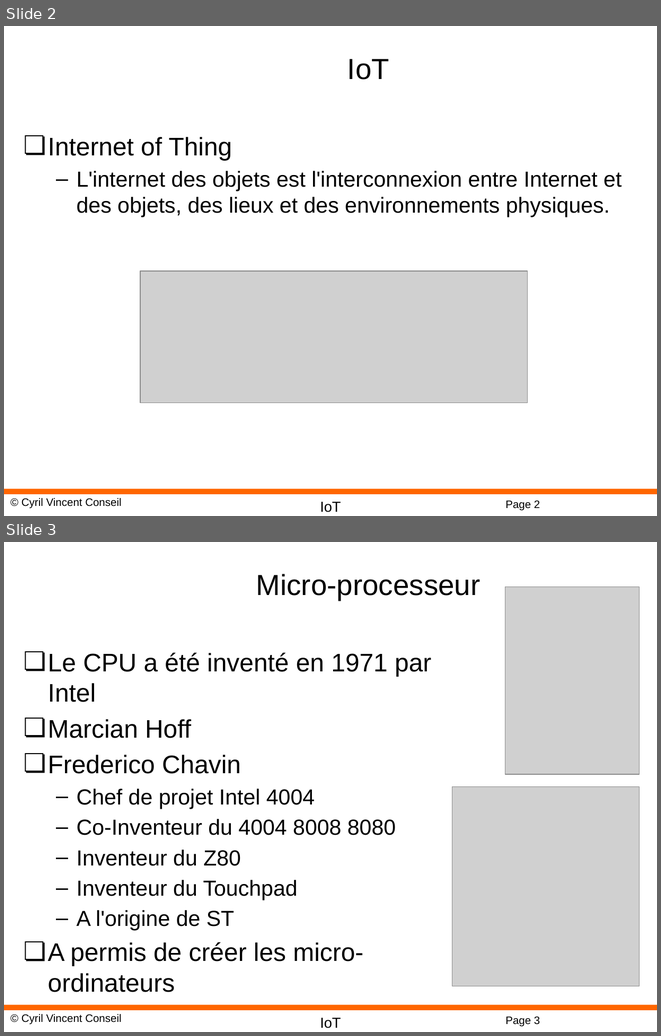
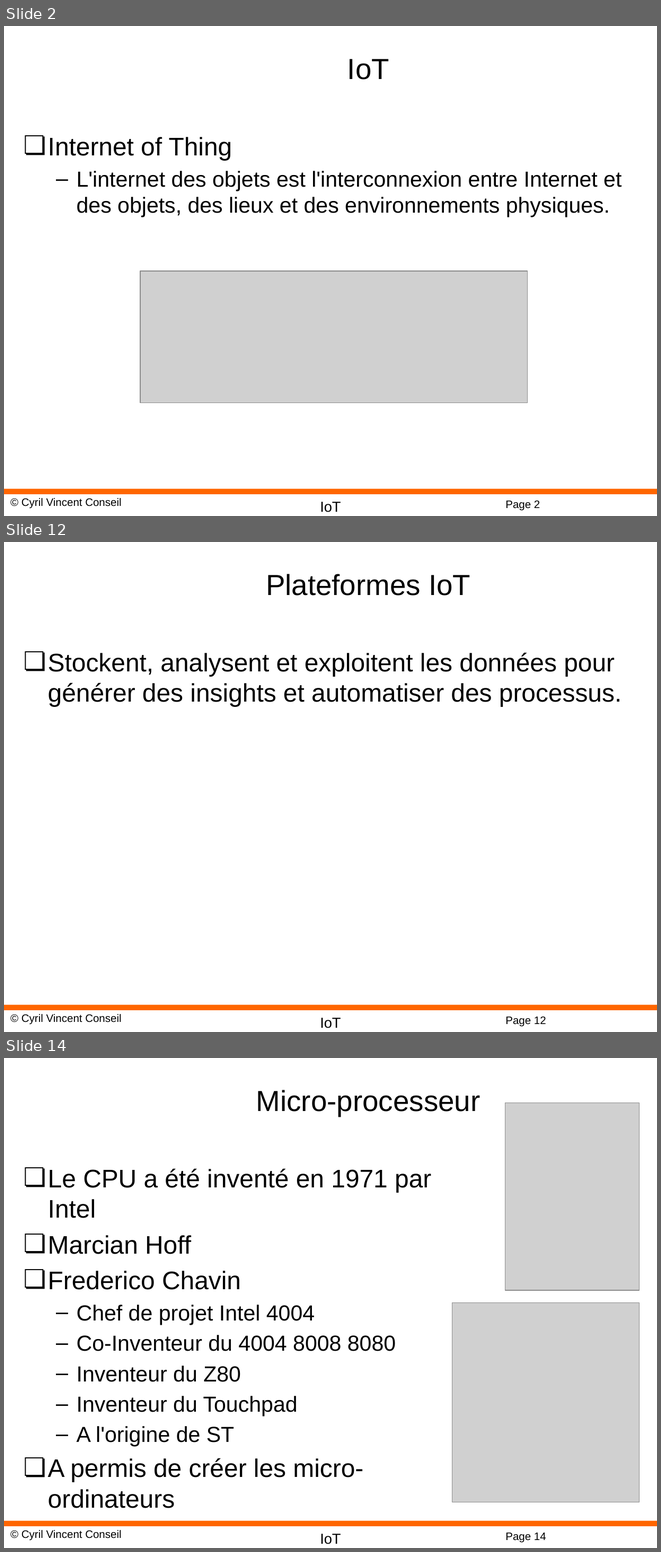
Before and after one commit to cyrilvincent/IoT, a slide deck: ppt/IoT01-Intro.pptx. Shown one above the other, each under a label of ours: slides 2 and 3 before the commit, slides 2, 12 and 14 after it; the slides between them are not shown. The pictures are 661x1036 and 661x1552 pixels, drawn with LibreOffice and Linux fonts; fonts in the diff are those of the drawing; grey boxes stand for pictures; background and template pictures are left out. Boxes give left, top, right and bottom in pixels: in the first picture for what was removed or moved away, otherwise in the second. Text is boxed around its words. In the diff, an @@ line names an element or a change of style, - is before the commit and + after.

```diff
--- a/ppt/IoT01-Intro.pptx
+++ b/ppt/IoT01-Intro.pptx
@@ slide 12 added at [4, 542, 657, 1032], background #FFFFFF; not listed: 4 template elements that a slide beside it also shows @@
@@ title added at [266, 574, 470, 596], 32 pt, text #000000 @@
+Plateformes IoT
@@ text added at [48, 652, 621, 707], 28 pt, text #000000 @@
+❏ Stockent, analysent et exploitent les données pour générer des insights et automatiser des processus.
@@ what was slide 3 is now slide 14 @@
@@ page number at [505, 1532, 546, 1542]: text changed @@
-Page 3
+Page 14
```
Also in this commit, not shown: 16 other slides added, 56 other files.
